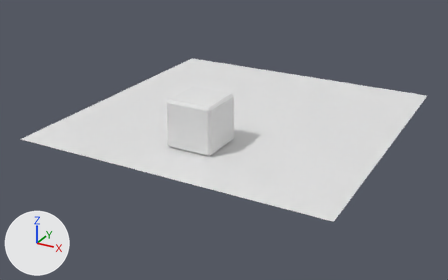
Renders of the Blender file sketch/gnome-boxes.blend from each side of a commit.
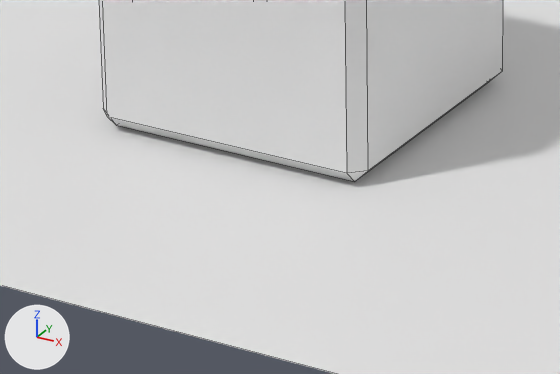
The first picture shows the older version from a camera (50 mm lens) standing at (6.02, -9.4, 5.23) and looking at (-0.21, 1.92, -0.43). The close-ups show both versions on the part from 34% to 54% of the width and 45% to 67% of the height of that picture; other places that the commit changed are outside them. The lights are fixed; the arrows at lower left show +X, +Y and +Z. The close-ups show mesh edges as thin lines.
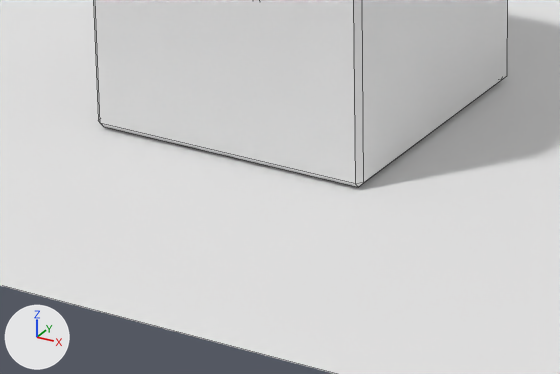
The change in detail:
Object 'Cube' (ob_cube) has a BEVEL modifier named 'Bevel'.
Modifier setting: width = 0.04.
Modifier setting: width_pct = 0.04.

Pixel boxes (x1, y1, x2, y2) of what changed, in the close-ups (560 x 374 px):
'Cube', modifiers changed: before (99, 0, 503, 182); after (94, 0, 507, 187)
